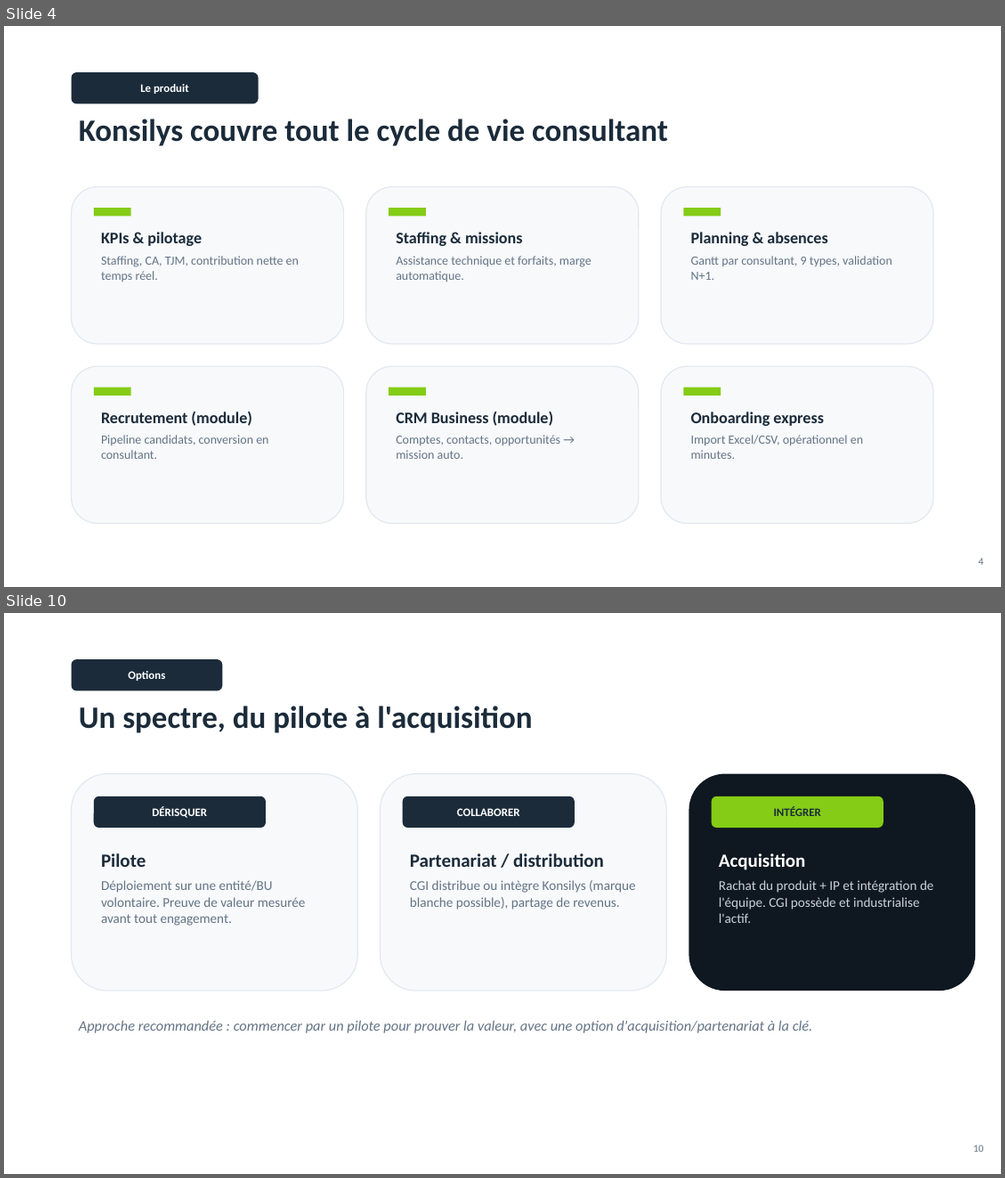
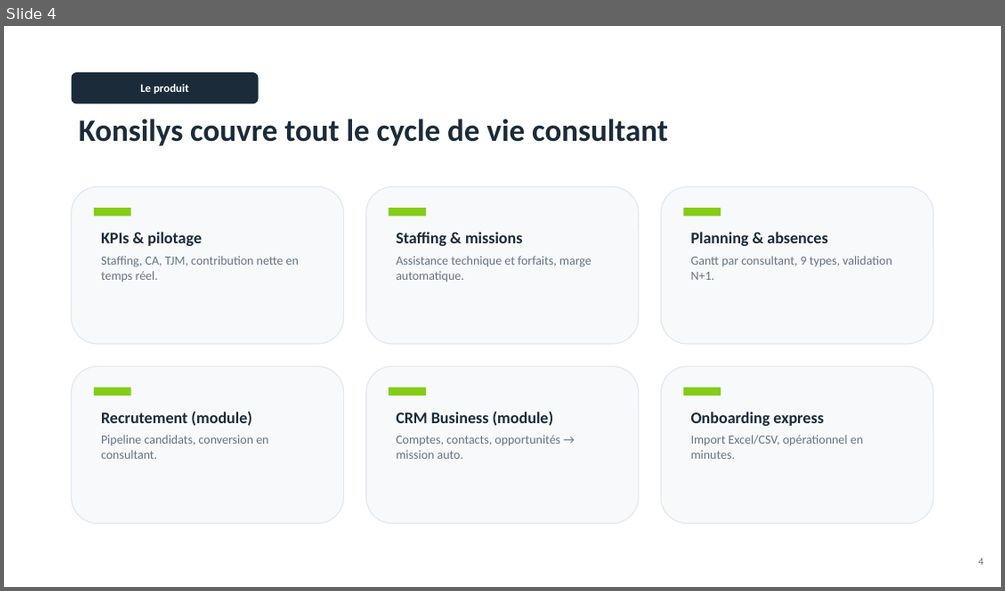
Before and after one commit to Charlesa6/esn-manager, a slide deck: deliverables/Konsilys_Pitch_CGI.pptx. Shown one above the other, each under a label of ours: slides 4 and 10 before the commit, slide 4 after it; the slides between them are not shown. The pictures are 1005x1178 and 1005x591 pixels, drawn with LibreOffice and Linux fonts; fonts in the diff are those of the drawing. Boxes give left, top, right and bottom in pixels: in the first picture for what was removed or moved away, otherwise in the second. Text is boxed around its words. In the diff, an @@ line names an element or a change of style, - is before the commit and + after.

```diff
--- a/deliverables/Konsilys_Pitch_CGI.pptx
+++ b/deliverables/Konsilys_Pitch_CGI.pptx
@@ slide 10 removed at [4, 613, 1001, 1174], background #FFFFFF @@
@@ rounded rectangle removed at [72, 659, 222, 690] @@
-Options
@@ text removed at [79, 706, 532, 733] @@
-Un spectre, du pilote à l'acquisition
@@ rounded rectangle removed at [72, 774, 357, 990] @@
@@ rounded rectangle removed at [94, 796, 266, 827] @@
-DÉRISQUER
@@ rounded rectangle removed at [380, 774, 666, 990] @@
@@ rounded rectangle removed at [403, 796, 574, 827] @@
-COLLABORER
@@ rounded rectangle removed at [689, 774, 975, 990] @@
@@ rounded rectangle removed at [712, 796, 883, 827] @@
-INTÉGRER
@@ text removed at [101, 853, 306, 925] @@
-Pilote
-Déploiement sur une entité/BU volontaire. Preuve de valeur mesurée avant tout engagement.
@@ text removed at [410, 853, 635, 909] @@
-Partenariat / distribution
-CGI distribue ou intègre Konsilys (marque blanche possible), partage de revenus.
@@ text removed at [719, 853, 933, 923] @@
-Acquisition
-Rachat du produit + IP et intégration de l'équipe. CGI possède et industrialise l'actif.
@@ text removed at [79, 1020, 812, 1033] @@
-Approche recommandée : commencer par un pilote pour prouver la valeur, avec une option d'acquisition/partenariat à la clé.
@@ text removed at [973, 1144, 984, 1151] @@
-10
```
Also in this commit, not shown: 10 slides changed, 3 slides added, 2 other slides removed, 5 other files.
